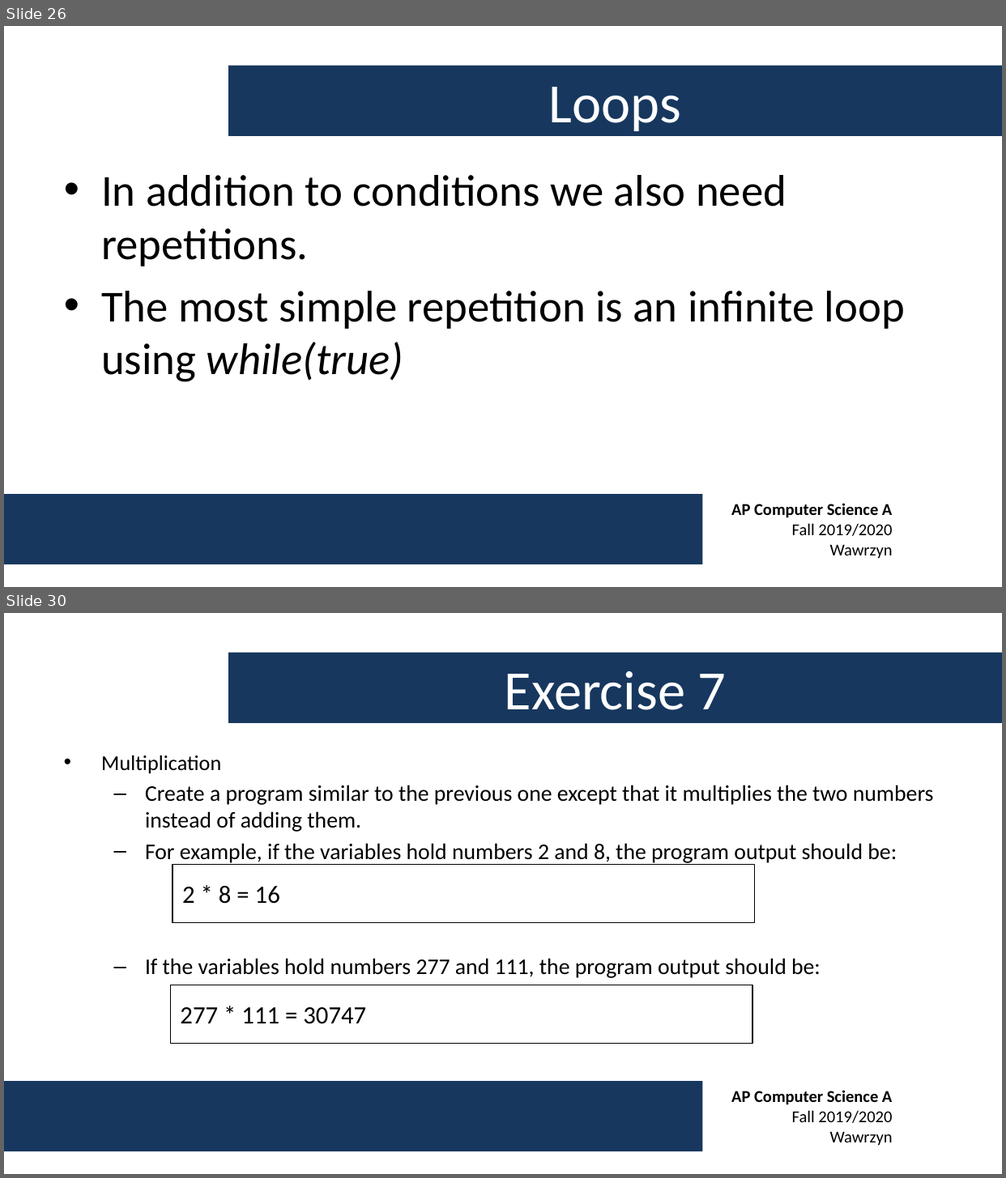
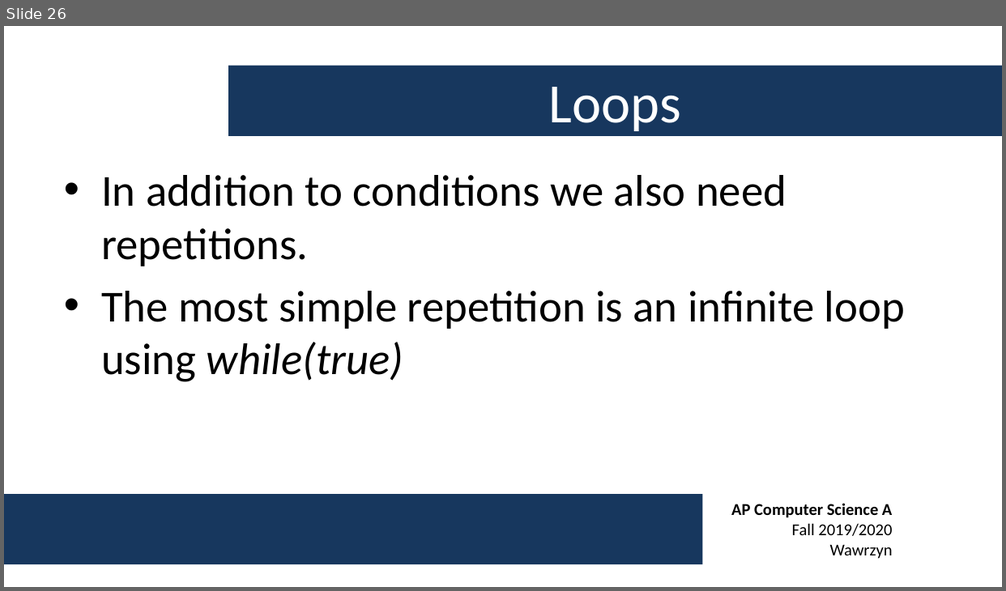
Before and after one commit to swawrzyn/shtcs-ap-cs-fall-2019, a slide deck: Week 1/AP CS A - Week 1 Lecture.pptx. Shown one above the other, each under a label of ours: slides 26 and 30 before the commit, slide 26 after it; the slides between them are not shown. The pictures are 1006x1178 and 1006x591 pixels, drawn with LibreOffice and Linux fonts; fonts in the diff are those of the drawing; background and template pictures are left out. Boxes give left, top, right and bottom in pixels: in the first picture for what was removed or moved away, otherwise in the second. Text is boxed around its words. In the diff, an @@ line names an element or a change of style, - is before the commit and + after.

```diff
--- a/Week 1/AP CS A - Week 1 Lecture.pptx
+++ b/Week 1/AP CS A - Week 1 Lecture.pptx
@@ slide 30 removed at box(4, 613, 1002, 1174), background #FFFFFF; not listed: 2 template elements that a slide beside it also shows @@
@@ title removed at box(228, 653, 1002, 724) @@
-Exercise 7
@@ text removed at box(101, 755, 934, 978) @@
-• Multiplication
-  – Create a program similar to the previous one except that it multiplies the two numbers instead of adding them.
-  – For example, if the variables hold numbers 2 and 8, the program output should be:
-  – If the variables hold numbers 277 and 111, the program output should be:
@@ rectangle removed at box(172, 864, 754, 922) @@
-2 * 8 = 16
@@ rectangle removed at box(171, 986, 752, 1043) @@
-277 * 111 = 30747
```
Also in this commit, not shown: 1 slide changed, 11 slides added, 5 other slides removed, 1 other file.
